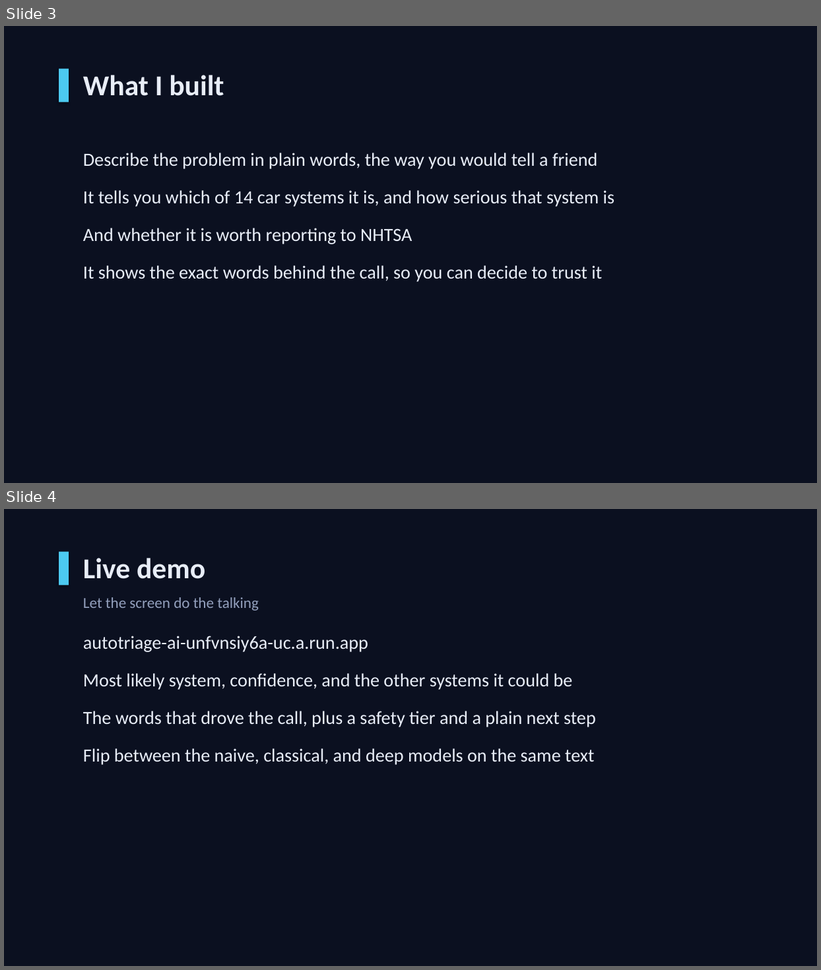
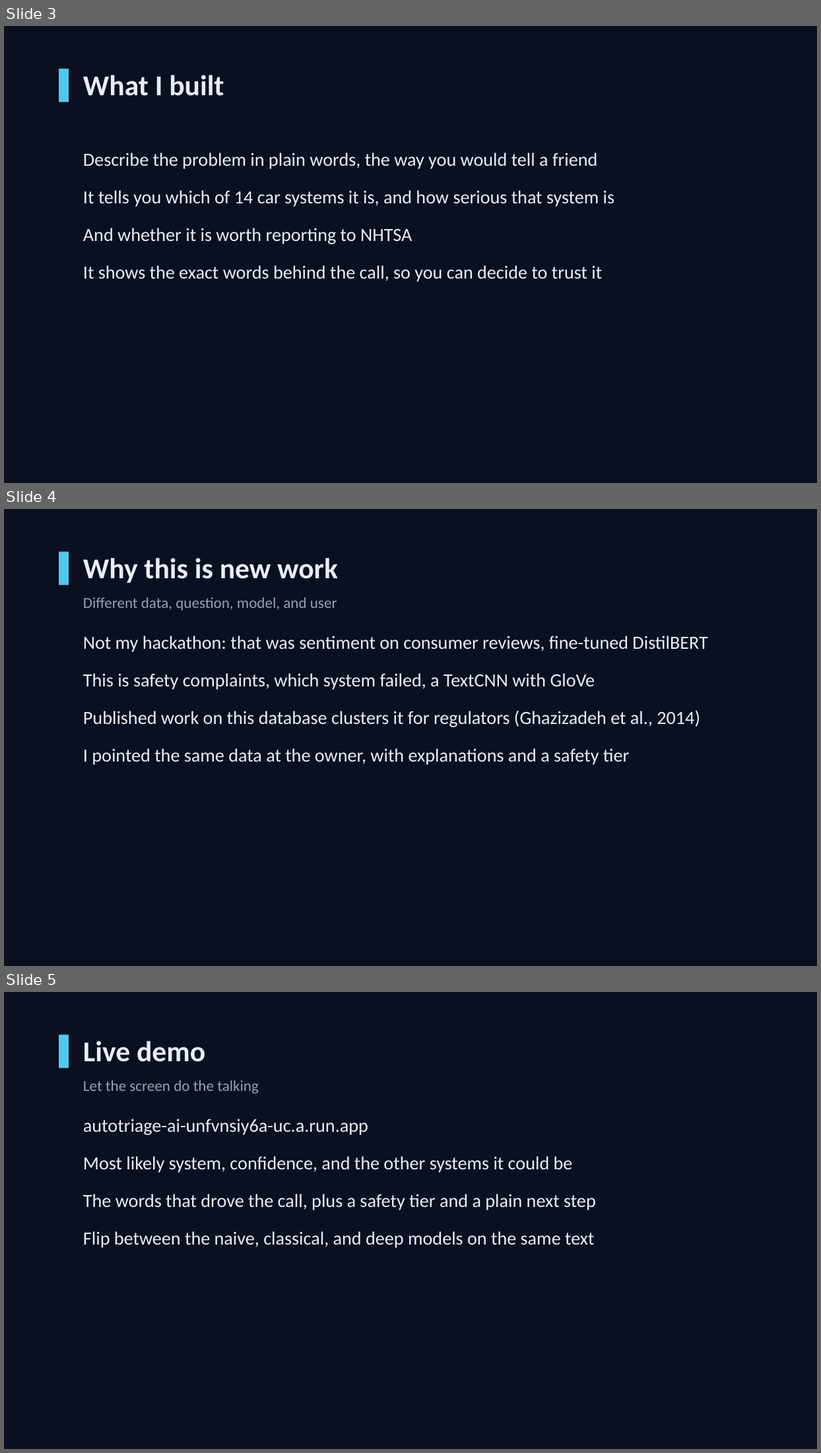
Before and after one commit to hanfuzhao/autotriage-ai, a slide deck: PITCH.pptx. Shown one above the other, each under a label of ours: slides 3 and 4 before the commit, slides 3, 4 and 5 after it. The pictures are 821x970 and 821x1453 pixels, drawn with LibreOffice and Linux fonts; fonts in the diff are those of the drawing. Boxes give left, top, right and bottom in pixels: in the first picture for what was removed or moved away, otherwise in the second. Text is boxed around its words. In the diff, an @@ line names an element or a change of style, - is before the commit and + after.

Commit message:
Add an originality slide and resync the script cues
The script now argues why this is new work, but no slide backed it visually,
and the previous project lost five points for originality being unclear.

- New slide 4, 'Why this is new work': the hackathon contrast, the contrast
  against prior research on this database, and what I did differently
- Deck goes from 8 to 9 slides
- Script splits the product beat from the originality beat so each maps to one
  slide, and all cues renumbered to match
- Spoken length unchanged at 468 words, 4:15 at the written pace

```diff
--- a/PITCH.pptx
+++ b/PITCH.pptx
@@ slide 4 added at bbox=[4, 509, 817, 966], background #0B1020 @@
@@ rectangle added at bbox=[59, 552, 69, 586], fill #4CC9F0 @@
@@ text added at bbox=[83, 558, 338, 611], 18 pt, text #93A0BD @@
+Why this is new work
+Different data, question, model, and user
@@ text added at bbox=[83, 636, 708, 765], 22 pt, text #E8EDF7 @@
+Not my hackathon: that was sentiment on consumer reviews, fine-tuned DistilBERT
+This is safety complaints, which system failed, a TextCNN with GloVe
+Published work on this database clusters it for regulators (Ghazizadeh et al., 2014)
+I pointed the same data at the owner, with explanations and a safety tier
@@ what was slide 4 is now slide 5 @@
```
Also in this commit, not shown: 2 other files.
